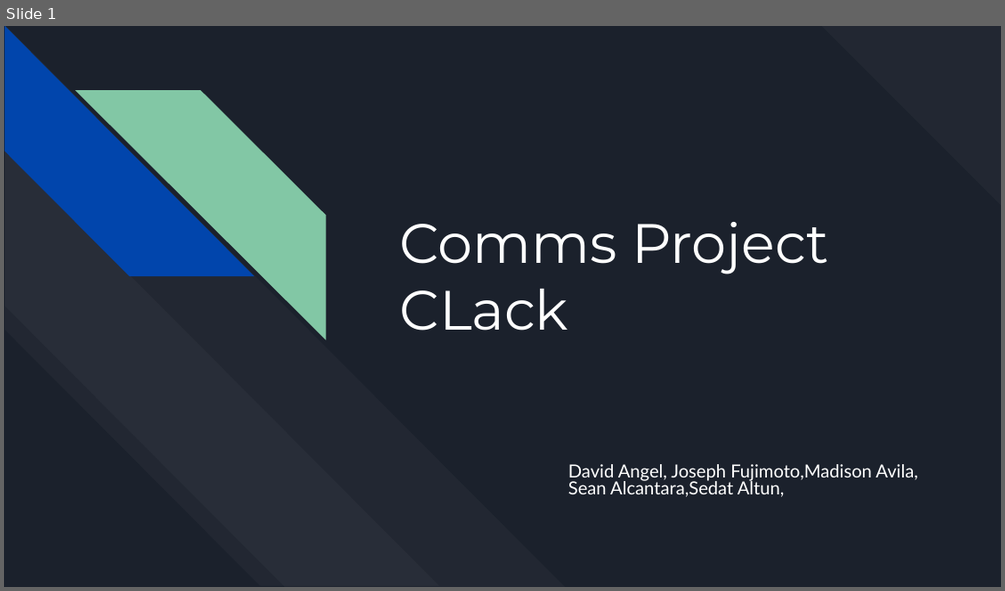
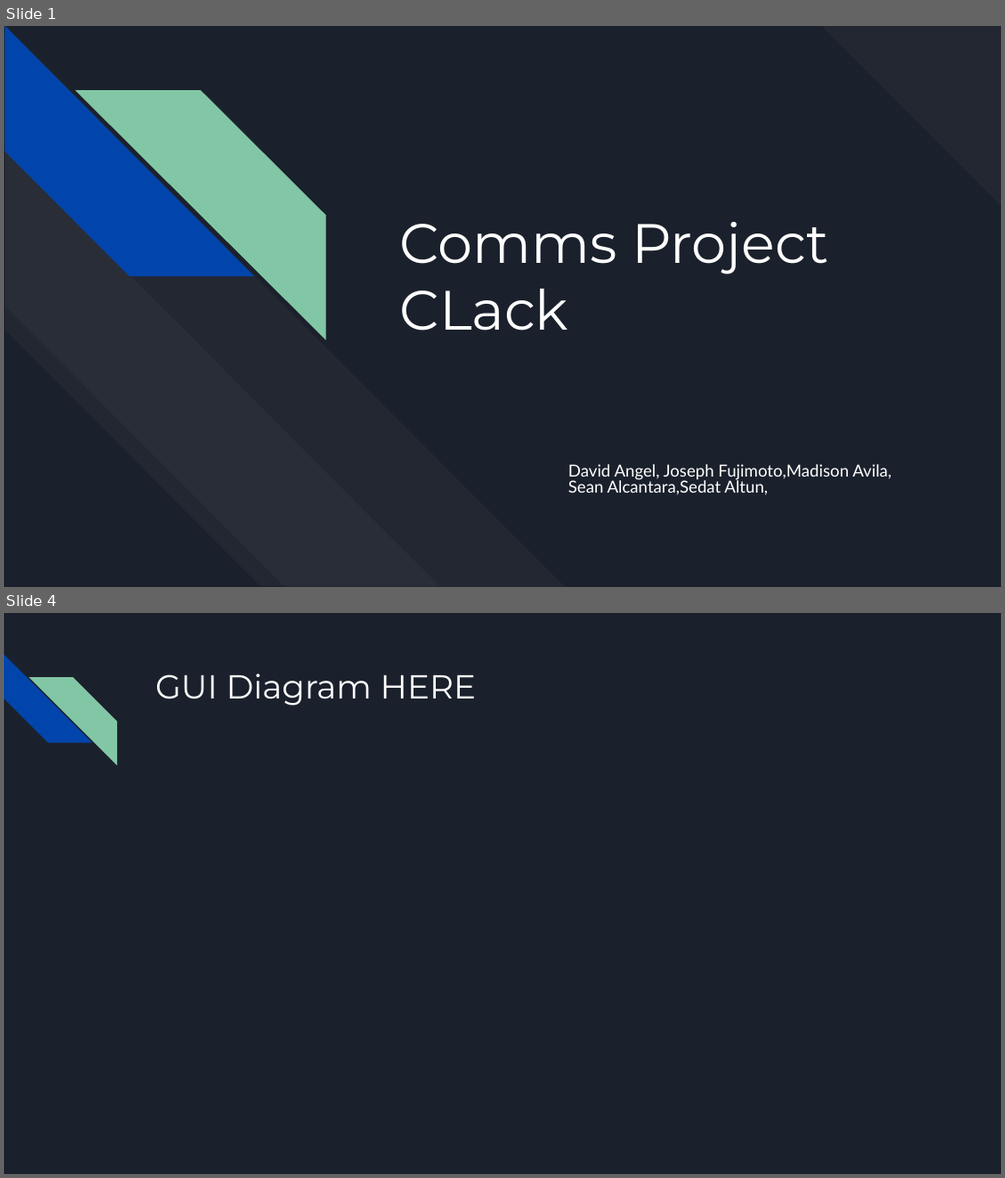
Before and after one commit to R3r3zzed/Comms-Project, a slide deck: Design/Comms Project Design.pptx. Shown one above the other, each under a label of ours: slide 1 before the commit, slides 1 and 4 after it; the slides between them are not shown. The pictures are 1005x591 and 1005x1178 pixels, drawn with LibreOffice and Linux fonts; fonts in the diff are those of the drawing. Boxes give left, top, right and bottom in pixels: in the first picture for what was removed or moved away, otherwise in the second. Text is boxed around its words. In the diff, an @@ line names an element or a change of style, - is before the commit and + after.

```diff
--- a/Design/Comms Project Design.pptx
+++ b/Design/Comms Project Design.pptx
@@ slide 4 added at (x1=4, y1=613, x2=1001, y2=1174), background #1B212C @@
@@ diag stripe added at (x1=4, y1=655, x2=92, y2=743), fill #0145AC @@
@@ diag stripe added at (x1=29, y1=677, x2=117, y2=764), fill #82C7A5 @@
@@ title added at (x1=155, y1=674, x2=476, y2=706), 24 pt, text #FFFFFF @@
+GUI Diagram HERE
@@ slide 1 changed as well @@
@@ subtitle "David Angel, Joseph Fujimoto,Madison Avila, ..." at (x1=568, y1=464, x2=891, y2=495): size 13 to 12 pt @@
```
Also in this commit, not shown: 2 other slides added, 5 slides removed, 3 other files.
